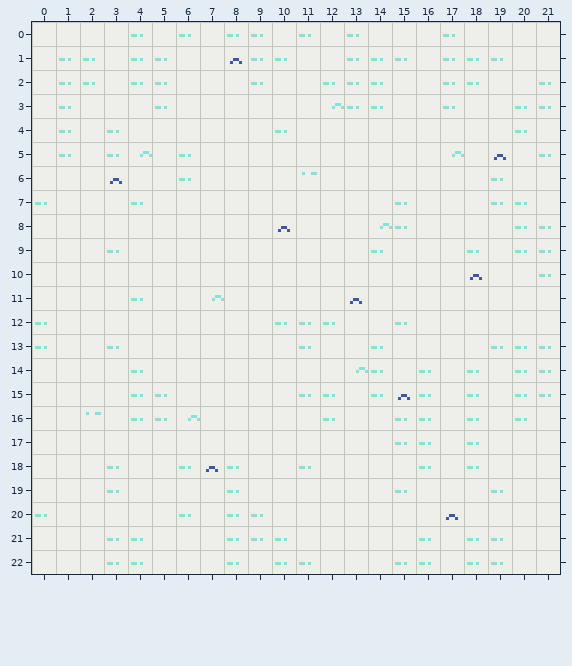
A Tiled map gets an edit: godot/maps/test/test.tmx. The first picture shows the starting point.
Cells are 8x8 px. Shown: x 0..21, y 0..22.
Once edited:
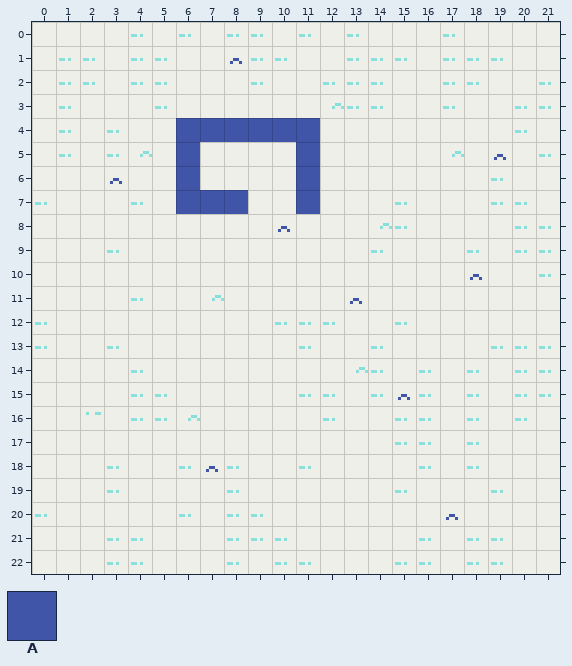
Key: from "Exterior Snow": A 170.
_ is an empty cell.
Tiles of an added or newly shown layer are drawn over the layers below it.
From old to new:
Layer "Walls" (added):
Tile A now appears in row 4 at x 6 to 11; in rows 5 to 6 at x 6 and 11; in row 7 at x 6 to 8 and 11.
